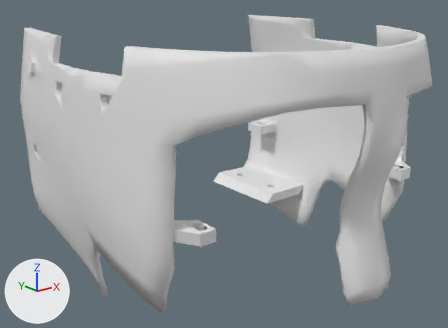
The Blender file blender/stable/animatronic-skull/SYLVIE-0.21.0-REV2-SKULL-SKULLpt1.blend: old version first, new version second.
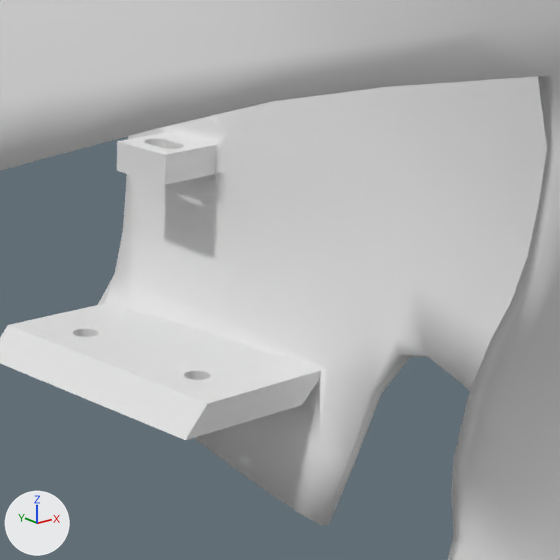
The first picture shows the older version from a 50 mm lens placed at (-144.7, -164.4, 65.9), pointed at (-7.1, 7.6, -3.0). The close-ups show both versions on the part from 48% to 82% of the width and 26% to 72% of the height of that picture; other places that the commit changed are outside them. The lights are fixed; the arrows at lower left show +X, +Y and +Z.
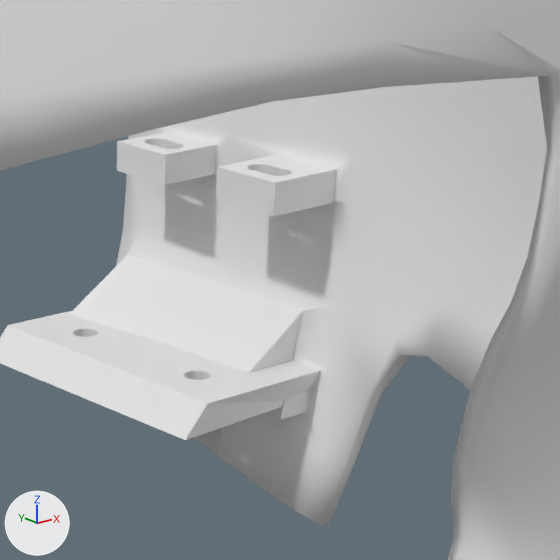
Changed parts and their boxes (x1, y1, x2, y2) in the close-ups (560 x 560 px):
part 1 of me_cube_026, built on
    before: (76, 125, 355, 491)
    after: (9, 133, 355, 491)

What changed in the scene script:
```text
Change me_cube_026:
    used by ob_cube_002; location = (0.0, 0.0, 0.0); scale = (228.0, 228.0, 228.0)
    remove me_cube_026.from_pydata(...)  # 2796 vertices, 2054 faces; spans x -0.279..0.279, y -0.265..0.287, z -0.213..0.199
    add me_cube_026.from_pydata(...)  # 3130 vertices, 2268 faces; spans x -0.279..0.279, y -0.265..0.287, z -0.213..0.199
    me_cube_026 part 1: 5 vertices moved from x 0.229..0.238, y -0.112..0.207, z -0.155..-0.04 to x 0.205..0.237, y -0.112..0.207, z -0.155..-0.04; 42 vertices removed from x 0.224..0.266, y -0.112..0.268, z -0.147..0.127; 208 vertices added at x 0.197..0.262, y 0.118..0.279, z -0.155..-0.021
```
